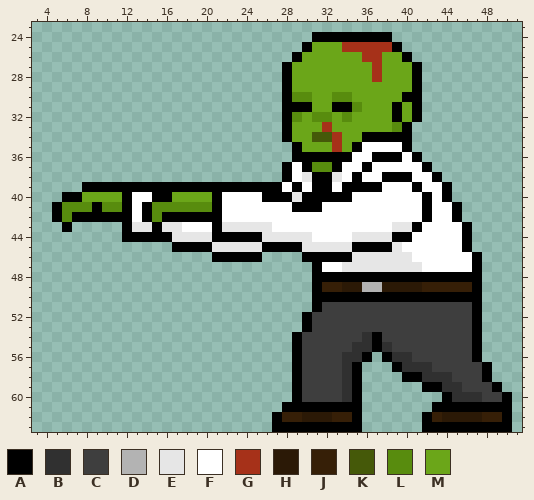
File history of a pixel-art sprite, Zombi Slayers/Assets/Resources/Arts/Zombies/zombie_normal_animation_frames/zombie_normal_attack2.png. The picture above is the old version.
The file is 256x256 pixels, drawn in blocks of 4x4; one block is one cell here. Shown: x 3..51, y 23..63.
Palette (. is transparent): A #000000  B #303030  C #3e3e3e  D #b3b3b3  E #e6e6e6  F #ffffff  G #a63119  H #2b1906  J #361f07  K #455909  L #588c0e  M #6ba619
New version:
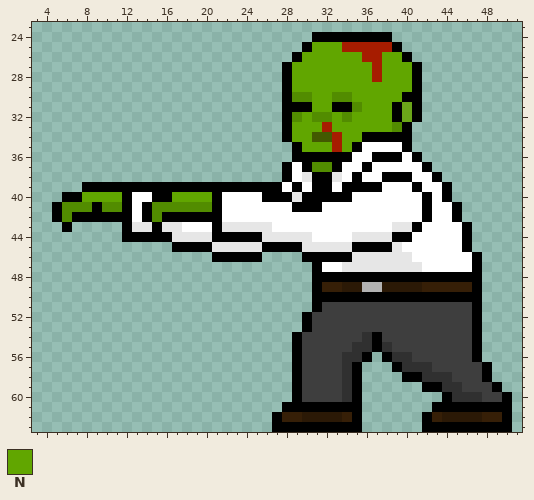
Colours new in this view: N #61a600
From old to new:
@@ palette @@
-G #a63119
+G #a61c00
-K #455909
+K #435900
-L #588c0e
+L #528c00
@@ x 27..42 @@
 24 ....AAAAAAAA....
-25 ...AMMMGGGGGA...
-26 ..AMMMMMMGGMMA..
-27 .AMMMMMMMMGMMMA.
-28 .AMMMMMMMMGMMMA.
-29 .AMMMMMMMMMMMMA.
-30 .ALLMMLLMMMMMAA.
-31 .AAAMMAALMMMAMA.
-32 .ALMLLMLMMMMAMA.
-33 .AMMMGMMMMMMLA..
-34 .AMMKKGMMAAAAA..
-35 ..AMMMGMAFFFFA..
+25 ...ANNNGGGGGA...
+26 ..ANNNNNNGGNNA..
+27 .ANNNNNNNNGNNNA.
+28 .ANNNNNNNNGNNNA.
+29 .ANNNNNNNNNNNNA.
+30 .ALLNNLLNNNNNAA.
+31 .AAANNAALNNNAMA.
+32 .ALNLLNLNNNNAMA.
+33 .ANNNGNNNNNNLA..
+34 .ANNKKGNNAAAAA..
+35 ..ANNNGNAFFFFA..
 36 ..AAAAAAFFAAAFA.
@@ x 6..22 @@
 39 ..AAAAAAAAAAAAAAA
-40 AAMMMMAFFAAMMMMAF
+40 AANNNNAFFAANNNNAF
 41 LLLALLAFALLLLLLAF
@@ x 31..35 @@
 61 AAAAA
-62 HHJJA
+62 HHHJA
 63 AAAAA
